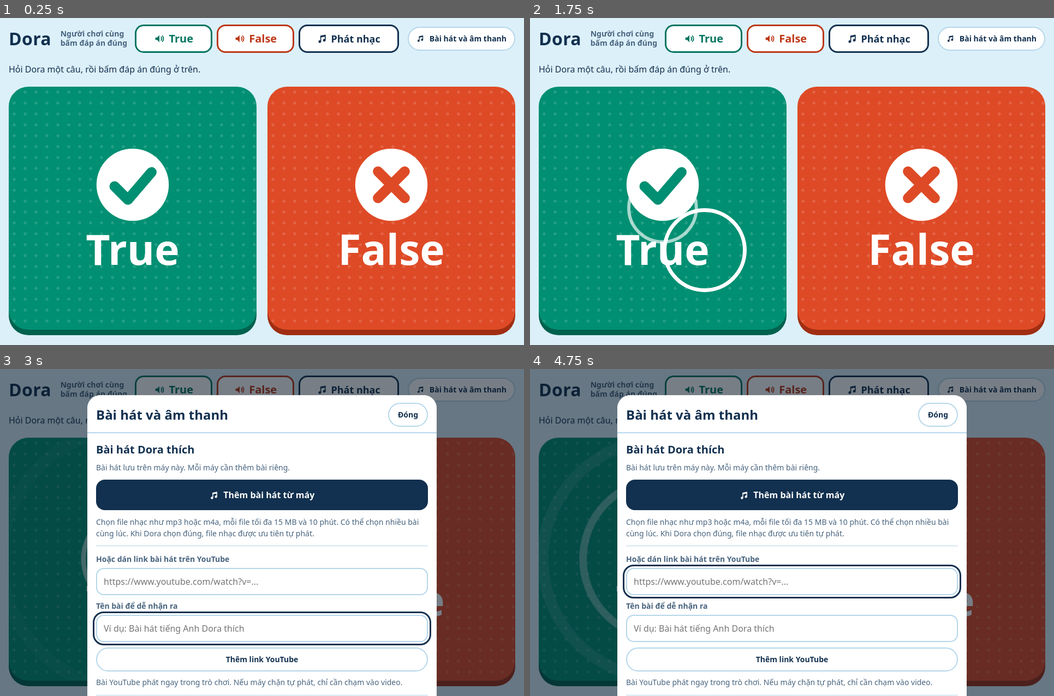
Above: before the commit, frames 1-4 (two rows, left to right).
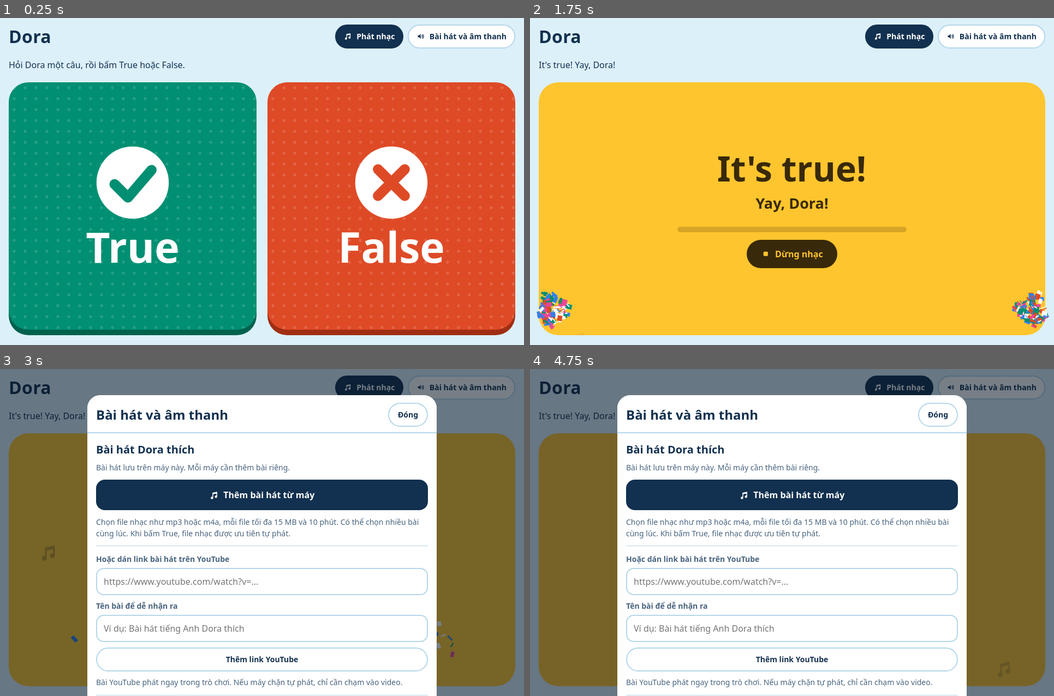
Above: after the commit, the same moments.

Repository: phongbao-uopeopleuni/doragame
Game: browser game, page index.html
The game is run twice, just before and just after one commit, with the same random seed, the same clock (stepped at 60 frames per second) and the same inputs.
Inputs (mouse positions are in pixels of both pictures, inside the frame that each line leads up to; where the layout moved, square brackets give the same spot in the first picture):
- Up to frame 1 (0.25 s): no input
- Up to frame 2 (1.75 s): click (792, 207) [792, 210] at 0.27 s; click (792, 233) at 1.07 s; tap Space at 1.1, 1.6 s; click (692, 181) [692, 184] at 1.67 s
- Up to frame 3 (3 s): click "Bài hát và âm thanh" at 2.02 s; tap Space at 2.1, 2.6 s; click (366, 483) [361, 525] at 2.27 s; click (340, 597) [335, 610] at 2.87 s
- Up to frame 4 (4.75 s): tap Space every 0.5 s from 3.1 to 4.6 s; click (661, 614) [666, 624] at 3.47 s; click (792, 467) [792, 512] at 4.07 s; click (949, 548) [943, 575] at 4.67 s

The runs differ from the first frame. In frame 1, 16% of the frame differs, in the area x 1-99%, y 2-96%; in frame 2, 80%, in the area x 1-100%, y 2-97%; in frame 3, 26%; in frame 4, 26%.

Commit message:
Bấm True là reo It's true, khen rồi phát bài hát
Bỏ bước người chơi cùng bấm đáp án trước. Bấm True: pháo giấy, máy reo "It's true!" giọng phấn khởi, đọc một lời khen xáo trộn rồi tự phát một bài hát yêu thích. Bấm False: tiếng gỗ trầm và đọc nhẹ nhàng "It's false.", không phát nhạc. Gọn kệ trên cùng còn Phát nhạc và Bài hát.

Diff:
--- a/index.html
+++ b/index.html
@@ -86,48 +86,21 @@
   gap: 8px;
 }
 
-/* Kệ của người chơi cùng */
-.shelf {
-  display: grid;
-  grid-template-columns: 1fr auto;
-  grid-template-areas: "brand chip" "coach coach";
-  gap: 8px 12px;
-  align-items: center;
-}
-.brand { grid-area: brand; font: 800 32px/1 var(--font-display); letter-spacing: .01em; }
+/* Kệ trên cùng */
+.shelf { display: flex; align-items: center; justify-content: space-between; gap: 12px; min-width: 0; }
+.brand { font: 800 32px/1 var(--font-display); letter-spacing: .01em; }
+.shelf-actions { display: flex; flex-wrap: wrap; justify-content: flex-end; gap: 8px; min-width: 0; }
 .chip {
-  grid-area: chip;
   display: inline-flex; align-items: center; gap: 8px;
   min-height: 44px; padding: 0 14px;
   border: 2px solid var(--line); border-radius: 999px;
   background: var(--shelf);
   font-size: 14px; font-weight: 600;
 }
-.coach { grid-area: coach; display: flex; flex-wrap: wrap; align-items: center; gap: 8px; min-width: 0; }
-#coachLabel { flex: 0 0 100%; font-size: 14px; font-weight: 600; color: var(--muted); }
-.coach-btn {
-  flex: 1 1 0; min-width: 0; min-height: 52px; padding: 0 8px;
-  display: inline-flex; align-items: center; justify-content: center; gap: 6px;
-  border: 3px solid var(--tone); border-radius: 16px;
-  background: var(--shelf); color: var(--tone);
-  font: 800 20px/1 var(--font-display);
-  transition: transform .08s ease;
-}
-.coach-btn:active { transform: scale(.97); }
-.coach-true { --tone: var(--true-text); --fill: var(--true); }
-.coach-false { --tone: var(--false-text); --fill: var(--false); }
-.coach-song { --tone: var(--ink); --fill: var(--ink); flex-grow: 1.35; font-size: 18px; }
-.coach-btn[aria-pressed="true"] { background: var(--fill); border-color: var(--fill); color: var(--on-pad); }
-
-.prompt { display: flex; align-items: center; justify-content: space-between; gap: 12px; min-height: 46px; }
+.chip-strong { border-color: var(--ink); background: var(--ink); color: var(--shelf); }
+
+.prompt { display: flex; align-items: center; gap: 12px; min-height: 46px; }
 #status { margin: 0; font-size: 16px; font-weight: 500; min-width: 0; text-wrap: balance; }
-.replay {
-  flex: none; min-height: 44px; padding: 0 14px;
-  display: inline-flex; align-items: center; gap: 6px;
-  border: 0; border-radius: 999px;
-  background: var(--ink); color: var(--ground);
-  font-size: 14px; font-weight: 600;
-}
 
 /* Hai nút loa */
 .stage { position: relative; min-height: 250px; }
@@ -165,8 +138,6 @@
   from { transform: translate(-50%, -50%) scale(.5); opacity: .75; }
   to { transform: translate(-50%, -50%) scale(3.4); opacity: 0; }
 }
-.pad.hint { outline: 10px solid var(--sun); outline-offset: -10px; animation: nudge 1.15s ease-in-out infinite; }
-@keyframes nudge { 50% { transform: scale(1.012); } }
 
 /* Phần thưởng */
 .stage.rewarding .pads { visibility: hidden; }
@@ -184,6 +155,7 @@
   animation: pop .45s cubic-bezier(.2, 1.6, .4, 1);
 }
 @keyframes pop { from { transform: scale(.7); } to { transform: scale(1); } }
+#rewardPraise { position: relative; margin: 0; font: 700 clamp(22px, min(6vw, 4.5vh), 40px)/1.15 var(--font-display); text-wrap: balance; }
 #rewardSong { position: relative; margin: 0; max-width: 34ch; font-size: 17px; font-weight: 600; overflow-wrap: anywhere; }
 .progress { position: relative; width: min(420px, 80%); height: 10px; border-radius: 999px; background: color-mix(in srgb, var(--sun-ink) 20%, transparent); overflow: hidden; }
 .progress i { display: block; height: 100%; background: var(--sun-ink); transform: scaleX(0); transform-origin: left; }
@@ -203,6 +175,7 @@
 .yt-host iframe, #ytPlayer { display: block; width: 100%; height: 100%; border: 0; }
 .reward.with-video { justify-content: flex-start; overflow-y: auto; }
 .reward.with-video h2 { font-size: clamp(28px, min(9vw, 6vh), 60px); }
+.reward.with-video #rewardPraise { font-size: clamp(18px, min(5vw, 3.5vh), 28px); }
 .reward.with-video .note { display: none; }
 @media (max-aspect-ratio: 1/1) {
   .reward.with-video .reward-body { margin-top: auto; }
@@ -308,19 +281,13 @@
 .check input { flex: none; width: 24px; height: 24px; margin: 0; accent-color: var(--true); }
 .steps { margin: 0; padding-left: 22px; display: grid; gap: 6px; font-size: 15px; }
 
+/* Điện thoại hẹp: rút gọn chữ trên kệ */
+@media (max-width: 479px) {
+  .chip-more { display: none; }
+}
 @media (max-width: 359px) {
-  .coach-btn .icon { display: none; }
-  .coach-song { font-size: 17px; }
-}
-/* Máy rộng: gộp kệ thành một hàng */
-@media (min-width: 640px) {
-  .shelf { grid-template-columns: auto minmax(0, 1fr) auto; grid-template-areas: "brand coach chip"; }
-  .coach { flex-wrap: nowrap; max-width: 620px; margin-inline: auto; width: 100%; }
-  #coachLabel { flex: 0 1 auto; max-width: 128px; line-height: 1.2; }
-}
-@media (min-width: 640px) and (max-width: 899px) {
-  .chip-more { display: none; }
-  #coachLabel { position: absolute; width: 1px; height: 1px; overflow: hidden; clip-path: inset(50%); }
+  .chip .icon { display: none; }
+  .brand { font-size: 28px; }
 }
 /* Màn hình ngang hoặc tablet ngang: hai nút đứng cạnh nhau */
 @media (min-aspect-ratio: 1/1) {
@@ -336,15 +303,13 @@
 }
 @media (max-height: 460px) {
   .app { padding-block: 6px 10px; gap: 4px; }
-  .coach-btn { min-height: 44px; font-size: 18px; }
   .prompt { min-height: 36px; }
   #status { font-size: 14px; }
-  .replay { min-height: 36px; }
   .reward { padding: 8px 12px; gap: 6px; }
   .stop { min-height: 44px; }
 }
 @media (prefers-reduced-motion: reduce) {
-  .pad.hint, .reward h2 { animation: none; }
+  .reward h2 { animation: none; }
   .note { display: none; }
   .pad.sounding::before, .pad.sounding::after { animation: none; transform: translate(-50%, -50%) scale(1.8); opacity: .5; }
   .pad.sounding::after { display: none; }
@@ -362,29 +327,19 @@
 <div class="app">
   <header class="shelf">
     <div class="brand">Dora</div>
-    <button id="openSheet" class="chip" type="button">
-      <svg class="icon" aria-hidden="true"><use href="#i-note"/></svg>
-      <span>Bài hát<span class="chip-more"> và âm thanh</span></span>
-    </button>
-    <div class="coach" role="group" aria-labelledby="coachLabel">
-      <span id="coachLabel">Người chơi cùng bấm đáp án đúng</span>
-      <button id="coachTrue" class="coach-btn coach-true" type="button" aria-pressed="false">
-        <svg class="icon" aria-hidden="true"><use href="#i-sound"/></svg><span data-word="true">True</span>
+    <div class="shelf-actions">
+      <button id="coachSong" class="chip chip-strong" type="button">
+        <svg class="icon" aria-hidden="true"><use href="#i-note"/></svg><span>Phát nhạc</span>
       </button>
-      <button id="coachFalse" class="coach-btn coach-false" type="button" aria-pressed="false">
-        <svg class="icon" aria-hidden="true"><use href="#i-sound"/></svg><span data-word="false">False</span>
-      </button>
-      <button id="coachSong" class="coach-btn coach-song" type="button">
-        <svg class="icon" aria-hidden="true"><use href="#i-note"/></svg><span>Phát nhạc</span>
+      <button id="openSheet" class="chip" type="button">
+        <svg class="icon" aria-hidden="true"><use href="#i-sound"/></svg>
+        <span>Bài hát<span class="chip-more"> và âm thanh</span></span>
       </button>
     </div>
   </header>
 
   <div class="prompt">
     <p id="status" role="status"></p>
-    <button id="replay" class="replay" type="button" hidden>
-      <svg class="icon" aria-hidden="true"><use href="#i-sound"/></svg>Nghe lại
-    </button>
   </div>
 
   <main id="stage" class="stage">
@@ -408,7 +363,8 @@
       <svg class="note" style="--x:78%;--d:.3s" aria-hidden="true"><use href="#i-note"/></svg>
       <svg class="note" style="--x:90%;--d:2.8s" aria-hidden="true"><use href="#i-note"/></svg>
       <div class="reward-body">
-        <h2 id="rewardTitle">Đúng rồi, Dora!</h2>
+        <h2 id="rewardTitle">It's true!</h2>
+        <p id="rewardPraise"></p>
         <p id="rewardSong"></p>
         <div id="rewardProgress" class="progress" aria-hidden="true"><i id="rewardBar"></i></div>
         <div class="reward-actions">
@@ -440,7 +396,7 @@
           <svg class="icon" aria-hidden="true"><use href="#i-note"/></svg>Thêm bài hát từ máy
         </label>
       </div>
-      <p class="help">Chọn file nhạc như mp3 hoặc m4a, mỗi file tối đa 15 MB và 10 phút. Có thể chọn nhiều bài cùng lúc. Khi Dora chọn đúng, file nhạc được ưu tiên tự phát.</p>
+      <p class="help">Chọn file nhạc như mp3 hoặc m4a, mỗi file tối đa 15 MB và 10 phút. Có thể chọn nhiều bài cùng lúc. Khi bấm True, file nhạc được ưu tiên tự phát.</p>
       <form id="ytForm" class="link-form">
         <div class="field">
           <label for="ytUrl">Hoặc dán link bài hát trên YouTube</label>
@@ -451,14 +407,14 @@
           <input id="ytName" class="text-input" type="text" maxlength="80" autocomplete="off" placeholder="Ví dụ: Bài hát tiếng Anh Dora thích">
         </div>
         <button id="ytAdd" class="ghost" type="submit">Thêm link YouTube</button>
-        <p id="ytHelp" class="help">Bài YouTube không tự phát được trong trò chơi. Khi Dora chọn đúng, trang tự phát nhạc có sẵn hoặc file nhạc, kèm nút để người chơi cùng mở bài YouTube.</p>
+        <p id="ytHelp" class="help">Bài YouTube không tự phát được trong trò chơi. Khi bấm True, trang tự phát nhạc có sẵn hoặc file nhạc, kèm nút để người chơi cùng mở bài YouTube.</p>
       </form>
       <p id="sheetMsg" role="status" hidden></p>
       <ul id="songList" class="songs"></ul>
     </section>
 
     <section>
-      <h3>Khi Dora chọn đúng</h3>
+      <h3>Sau khi bấm True</h3>
       <div class="field">
         <label for="rewardPick">Phát bài</label>
         <select id="rewardPick"></select>
@@ -476,19 +432,15 @@
     <section>
       <h3>Tiếng của hai nút</h3>
       <fieldset class="field">
-        <legend>Sau tiếng chuông, máy đọc</legend>
+        <legend>Máy đọc</legend>
         <div class="seg">
-          <input class="vh" type="radio" name="voice" id="voiceEn" value="en"><label for="voiceEn">True, False</label>
-          <input class="vh" type="radio" name="voice" id="voiceVi" value="vi"><label for="voiceVi">Đúng, Sai</label>
+          <input class="vh" type="radio" name="voice" id="voiceEn" value="en"><label for="voiceEn">It's true, It's false</label>
+          <input class="vh" type="radio" name="voice" id="voiceVi" value="vi"><label for="voiceVi">Đúng rồi, Sai rồi</label>
           <input class="vh" type="radio" name="voice" id="voiceNone" value="none"><label for="voiceNone">Không đọc</label>
         </div>
       </fieldset>
-      <p class="help">Lời khen dùng cùng ngôn ngữ với lựa chọn này. Khi chọn Không đọc, lời khen bằng tiếng Anh chỉ hiện trên màn hình.</p>
+      <p class="help">Lời khen dùng cùng ngôn ngữ với lựa chọn này. Khi chọn Không đọc, chữ vẫn hiện trên màn hình bằng tiếng Anh.</p>
       <p id="voiceNote" class="help" hidden></p>
-      <label class="check" for="hintToggle">
-        <input id="hintToggle" type="checkbox">
-        <span>Nút đúng nhấp nháy ngay từ đầu. Khi tắt, nút đúng chỉ nhấp nháy sau khi Dora chọn nhầm.</span>
-      </label>
       <p class="help">Không nghe tiếng? Hãy tăng âm lượng. Trên iPhone và iPad, tắt chế độ im lặng rồi thử lại.</p>
     </section>
 
@@ -496,8 +448,8 @@
       <h3>Cách chơi</h3>
       <ol class="steps">
         <li>Hỏi Dora một câu, ví dụ: “Đây là con mèo phải không?”</li>
-        <li>Bấm đáp án đúng ở kệ phía trên để Dora nghe tiếng của đáp án đó.</li>
-        <li>Dora bấm một nút to. Chọn đúng thì có pháo giấy, lời khen rồi nhạc tự phát. Chọn nhầm thì Dora nghe lại và chọn lại.</li>
+        <li>Bấm True: máy reo “It's true!”, có pháo giấy và lời khen, rồi tự phát một bài hát Dora thích.</li>
+        <li>Bấm False: máy đọc nhẹ nhàng “It's false.”, không phát nhạc.</li>
       </ol>
     </section>
   </div>
@@ -519,27 +471,25 @@
   // Khung claude.ai không cho nhúng YouTube; chạy ở địa chỉ riêng thì phát được ngay trong trang.
   const CAN_EMBED = !(window.claude && typeof window.claude.use === 'function');
   const COPY = {
-    idle: 'Hỏi Dora một câu, rồi bấm đáp án đúng ở trên.',
-    asking: 'Dora ơi, nghe rồi chọn nào!',
-    retry: 'Nghe lại nhé, rồi chọn lại nào.',
+    idle: 'Hỏi Dora một câu, rồi bấm True hoặc False.',
     reward: 'Đang phát nhạc cho Dora.',
     next: 'Giỏi lắm! Hỏi Dora câu tiếp theo nhé.'
   };
   const WORDS = {
-    en: { true: 'True', false: 'False', lang: 'en-US' },
-    vi: { true: 'Đúng', false: 'Sai', lang: 'vi-VN' }
+    en: { true: 'True', false: 'False', yes: 'It\'s true!', no: 'It\'s false.', lang: 'en-US' },
+    vi: { true: 'Đúng', false: 'Sai', yes: 'Đúng rồi!', no: 'Sai rồi.', lang: 'vi-VN' }
   };
   const PRAISE = {
     en: ['Good job, Dora!', 'Well done, Dora!', 'Great job!', 'You did it!', 'Awesome!', 'Excellent!',
       'Super, Dora!', 'Wonderful!', 'Way to go, Dora!', 'Fantastic!', 'Amazing, Dora!', 'Bravo!',
-      'Hooray for Dora!', 'That\'s right!', 'You are so smart!', 'High five, Dora!'],
-    vi: ['Đúng rồi, Dora!', 'Dora giỏi quá!', 'Giỏi lắm, Dora!', 'Tuyệt vời!', 'Hoan hô Dora!', 'Con làm tốt lắm!',
-      'Siêu quá, Dora!', 'Dora thông minh quá!', 'Đúng rồi, giỏi quá!', 'Cừ lắm, Dora!', 'Tuyệt quá, Dora!', 'Dora làm được rồi!']
+      'Hooray for Dora!', 'Yay, Dora!', 'You are so smart!', 'High five, Dora!'],
+    vi: ['Con giỏi quá!', 'Dora giỏi quá!', 'Giỏi lắm, Dora!', 'Tuyệt vời!', 'Hoan hô Dora!', 'Con làm tốt lắm!',
+      'Siêu quá, Dora!', 'Dora thông minh quá!', 'Tuyệt cú mèo!', 'Cừ lắm, Dora!', 'Tuyệt quá, Dora!', 'Dora làm được rồi!']
   };
 
   /* ---------- Cài đặt: mỗi máy tự nhớ ---------- */
   const SETTINGS_KEY = 'dora-true-false-settings';
-  const settings = { voice: 'en', hint: true, clip: 30, reward: 'random' };
+  const settings = { voice: 'en', clip: 30, reward: 'random' };
   try { Object.assign(settings, JSON.parse(localStorage.getItem(SETTINGS_KEY) || '{}')); } catch (e) { /* dùng mặc định */ }
   function saveSettings() {
     try { localStorage.setItem(SETTINGS_KEY, JSON.stringify(settings)); } catch (e) { /* không bắt buộc */ }
@@ -580,6 +530,9 @@
     }
     requestWakeLock();
     renderVoiceNote();
+    // Chuẩn bị sẵn bài kế tiếp để sau lời khen nhạc phát ngay.
+    if (CAN_EMBED) loadYouTubeApi().catch(() => {});
+    setTimeout(prepareReward, 1500);
   }
 
   async function requestWakeLock() {
@@ -757,17 +710,25 @@
     return { known: voices.length > 0, voice: match || null };
   }
 
+  // Giọng đọc của máy không có cảm xúc thật; cao độ và tốc độ được chỉnh để nghe phấn khởi hoặc nhẹ nhàng hơn.
+  const TONES = {
+    plain: { rate: 0.85, pitch: 1.1 },
+    excited: { rate: 1.05, pitch: 1.55 },
+    praise: { rate: 1, pitch: 1.3 },
+    calm: { rate: 0.85, pitch: 0.95 }
+  };
   let utterance = null;
-  function speak(text, lang) {
+  function speak(text, lang, tone) {
     return new Promise((resolve) => {
       if (!('speechSynthesis' in window)) { resolve(); return; }
       const found = findVoice(lang);
       if (found.known && !found.voice) { resolve(); return; }
+      const style = TONES[tone] || TONES.plain;
       utterance = new SpeechSynthesisUtterance(text);
       utterance.lang = lang;
       if (found.voice) utterance.voice = found.voice;
-      utterance.rate = 0.85;
-      utterance.pitch = 1.1;
+      utterance.rate = style.rate;
+      utterance.pitch = style.pitch;
       const guard = setTimeout(resolve, Math.max(3000, text.length * 150));
       const finish = () => { clearTimeout(guard); resolve(); };
       utterance.onend = finish;
@@ -778,25 +739,23 @@
 
   /* ---------- Lượt chơi ---------- */
   const PADS = { true: $('padTrue'), false: $('padFalse') };
-  const COACH = { true: $('coachTrue'), false: $('coachFalse') };
   let mode = 'idle';
-  let target = null;
   let seq = 0;
   let previewId = null;
 
   function setMode(next, message) {
     mode = next;
     $('status').textContent = message || COPY[next];
-    $('replay').hidden = !(next === 'asking' || next === 'retry');
     $('reward').hidden = next !== 'reward';
     $('stage').classList.toggle('rewarding', next === 'reward');
-    COACH.true.setAttribute('aria-pressed', String(target === 'true'));
-    COACH.false.setAttribute('aria-pressed', String(target === 'false'));
   }
 
   function clearPads() {
-    Object.values(PADS).forEach((pad) => pad.classList.remove('sounding', 'hint'));
-  }
+    Object.values(PADS).forEach((pad) => pad.classList.remove('sounding'));
+  }
+
+  // Chữ và giọng theo cài đặt; khi chọn không đọc thì vẫn hiện chữ tiếng Anh.
+  const wordsNow = () => WORDS[settings.voice] || WORDS.en;
 
   function cancelAll() {
     seq++;
@@ -809,60 +768,32 @@
     if (previewId) { const id = previewId; previewId = null; markPreview(id, false); }
   }
 
-  // Tiếng của một nút: chuông rồi đến lời đọc.
-  async function sign(kind, showRings) {
-    const my = seq;
-    if (showRings) PADS[kind].classList.add('sounding');
-    await playBuffer(sound(kind));
-    if (my !== seq) return false;
-    if (settings.voice !== 'none') {
-      const words = WORDS[settings.voice];
-      await speak(words[kind], words.lang);
-      if (my !== seq) return false;
-    }
-    PADS[kind].classList.remove('sounding');
-    return true;
-  }
-
-  async function ask(kind) {
-    unlock();
-    cancelAll();
-    target = kind;
-    setMode('asking');
-    setTimeout(prepareReward, 1400);
-    const my = seq;
-    const finished = await sign(kind, settings.hint);
-    if (finished && my === seq && settings.hint) PADS[kind].classList.add('hint');
-  }
-
+  // Bấm True là thưởng ngay; bấm False chỉ đọc nhẹ nhàng.
   let lastTap = { kind: null, at: 0 };
-  async function tapPad(kind) {
+  function tapPad(kind) {
     unlock();
     const now = Date.now();
-    if (lastTap.kind === kind && now - lastTap.at < 350) return;
+    if (lastTap.kind === kind && now - lastTap.at < 600) return;
     lastTap = { kind, at: now };
     if (mode === 'reward') return;
-    if (mode === 'idle') {
-      cancelAll();
-      sign(kind, true);
-      return;
-    }
-    if (kind === target) {
-      playReward(false);
-      return;
-    }
-    // Chọn nhầm: nghe tiếng nút vừa bấm, rồi nghe lại đáp án và thấy nút đúng nhấp nháy.
+    if (kind === 'true') playReward(false);
+    else sayFalse();
+  }
+
+  // False: tiếng gỗ trầm rồi đọc nhẹ nhàng, không khen và không phát nhạc.
+  async function sayFalse() {
     cancelAll();
     const my = seq;
-    setMode('retry');
-    PADS[kind].classList.add('sounding');
-    await playBuffer(sound(kind));
+    const words = wordsNow();
+    setMode('idle', words.no);
+    PADS.false.classList.add('sounding');
+    await playBuffer(sound('false'));
     if (my !== seq) return;
-    PADS[kind].classList.remove('sounding');
-    await wait(220);
-    if (my !== seq) return;
-    const finished = await sign(target, true);
-    if (finished && my === seq) PADS[target].classList.add('hint');
+    if (settings.voice !== 'none') {
+      await speak(words.no, words.lang, 'calm');
+      if (my !== seq) return;
+    }
+    PADS.false.classList.remove('sounding');
   }
 
   // Xáo cả bộ lời khen rồi rút dần: dùng hết một lượt mới lặp, và không lặp ngay lời vừa nói.
@@ -1083,21 +1014,25 @@
     unlock();
     cancelAll();
     const my = seq;
-    target = null;
+    const words = wordsNow();
     const praise = direct ? '' : nextPraise();
-    $('rewardTitle').textContent = praise || 'Nhạc của Dora';
+    $('rewardTitle').textContent = direct ? 'Nhạc của Dora' : words.yes;
+    $('rewardPraise').textContent = praise;
+    $('rewardPraise').hidden = !praise;
     $('rewardSong').textContent = '';
     $('rewardBar').style.transform = 'scaleX(0)';
     $('rewardLink').hidden = true;
-    setMode('reward', praise);
+    setMode('reward', direct ? '' : words.yes + ' ' + praise);
     if (!direct) {
       launchConfetti();
-      // Lời khen chen vào đoạn cuối của tiếng nhạc mừng để Dora không phải chờ lâu.
+      // Reo "It's true!" ngay trên nền nhạc mừng, khen tiếp, rồi mới phát bài hát.
       const fanfare = playBuffer(sound('fanfare'));
-      await wait(850);
+      await wait(400);
       if (my !== seq) return;
       if (settings.voice !== 'none') {
-        await speak(praise, WORDS[settings.voice].lang);
+        await speak(words.yes, words.lang, 'excited');
+        if (my !== seq) return;
+        await speak(praise, words.lang, 'praise');
         if (my !== seq) return;
       }
       await fanfare;
@@ -1109,7 +1044,7 @@
       const played = await playOnYouTube(pick.link, direct ? Infinity : (settings.clip || Infinity), my);
       if (my !== seq) return;
       if (played) {
-        setMode('idle', direct ? COPY.idle : COPY.next);
+        setMode('idle', direct ? COPY.idle : COPY.next); setTimeout(prepareReward, 300);
         return;
       }
     }
@@ -1134,7 +1069,7 @@
     trackProgress(my);
     await done;
     if (my !== seq) return;
-    setMode('idle', direct ? COPY.idle : COPY.next);
+    setMode('idle', direct ? COPY.idle : COPY.next); setTimeout(prepareReward, 300);
   }
 
   /* ---------- Kho bài hát ---------- */
@@ -1663,7 +1598,6 @@
   }
 
   function syncForm() {
-    $('hintToggle').checked = !!settings.hint;
     const clip = document.querySelector('input[name="clip"][value="' + Number(settings.clip) + '"]');
     if (clip) clip.checked = true;
     const voice = document.querySelector('input[name="voice"][value="' + (WORDS[settings.voice] || settings.voice === 'none' ? settings.voice : 'en') + '"]');
@@ -1743,10 +1677,7 @@
     pad.addEventListener('contextmenu', (event) => event.preventDefault());
   });
 
-  COACH.true.addEventListener('click', () => ask('true'));
-  COACH.false.addEventListener('click', () => ask('false'));
   $('coachSong').addEventListener('click', () => playReward(true));
-  $('replay').addEventListener('click', () => { if (target) ask(target); });
   $('stopBtn').addEventListener('click', () => { cancelAll(); setMode('idle'); });
 
   const sheet = $('sheet');
@@ -1804,7 +1735,6 @@
       renderVoiceNote();
     });
   });
-  $('hintToggle').addEventListener('change', (event) => { settings.hint = event.target.checked; saveSettings(); });
 
   document.addEventListener('visibilitychange', () => {
     if (document.hidden) {
